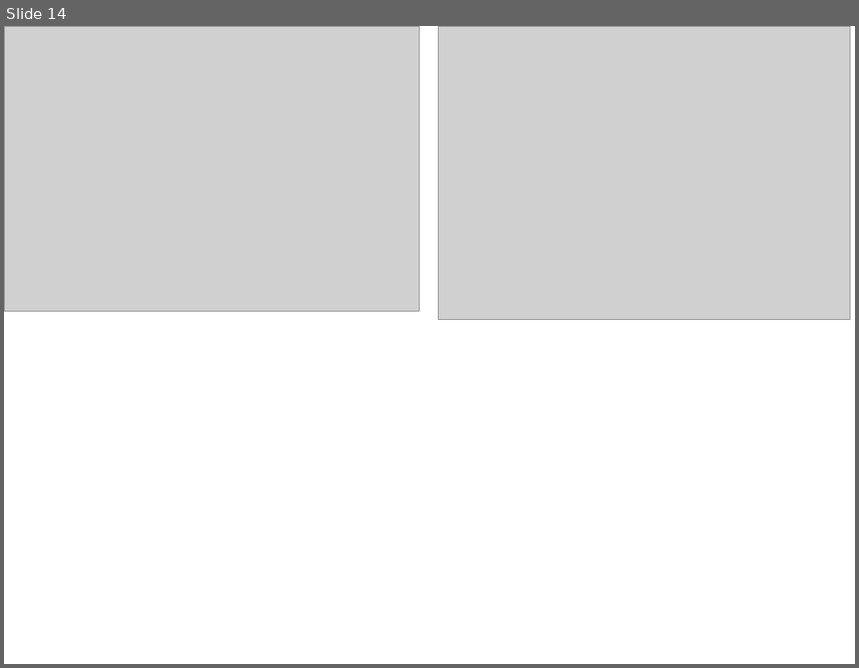
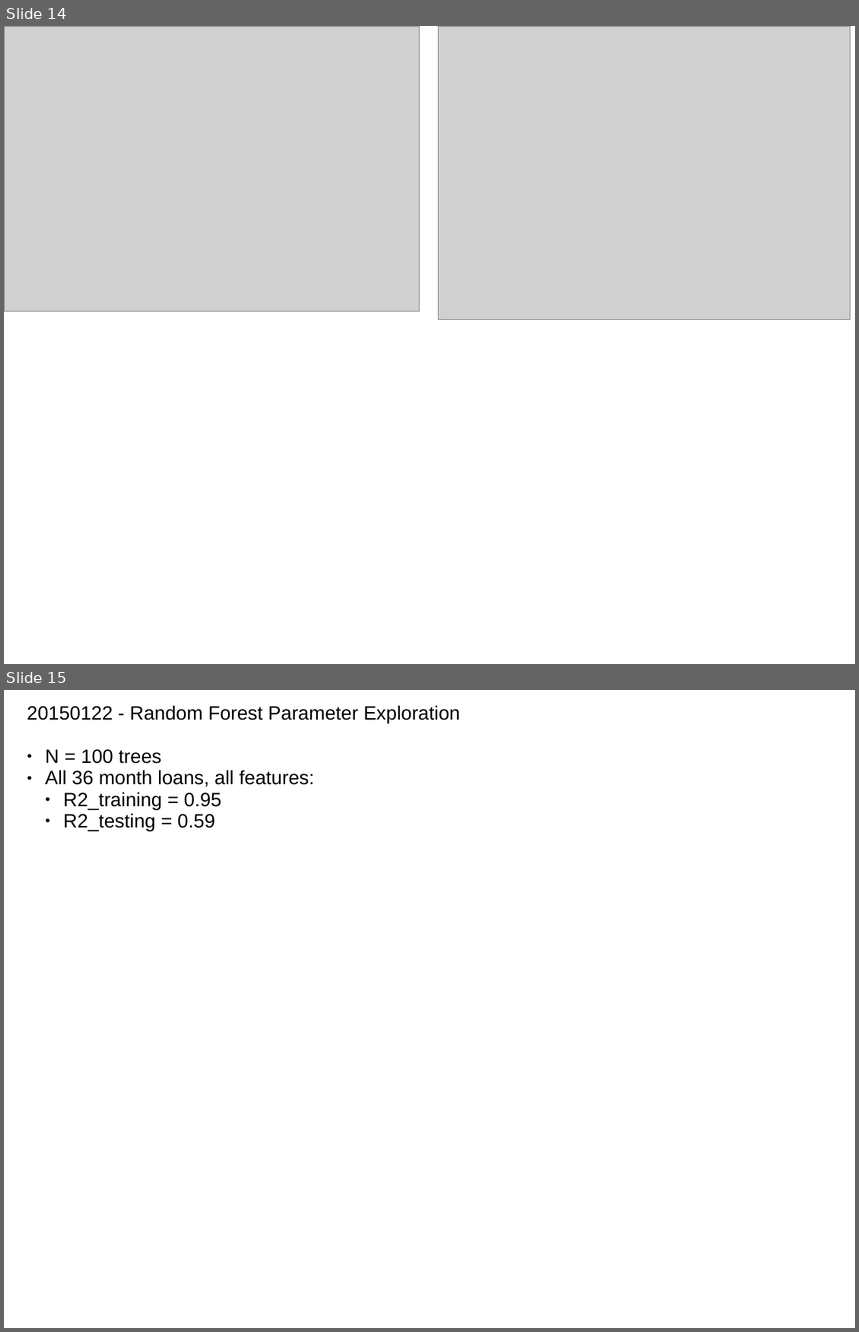
Before and after one commit to abradle2/LendingLounge, a slide deck: analysis/data_visualization.ppt. Shown one above the other, each under a label of ours: slide 14 before the commit, slides 14 and 15 after it. The pictures are 859x668 and 859x1332 pixels, drawn with LibreOffice and Linux fonts; fonts in the diff are those of the drawing; grey boxes stand for pictures. Boxes give left, top, right and bottom in pixels: in the first picture for what was removed or moved away, otherwise in the second. Text is boxed around its words. In the diff, an @@ line names an element or a change of style, - is before the commit and + after.

```diff
--- a/analysis/data_visualization.ppt
+++ b/analysis/data_visualization.ppt
@@ slide 15 added at <box>4,690,855,1328</box>, background #FFFFFF @@
@@ text added at <box>27,705,460,831</box>, 18 pt, text #000000 @@
+20150122 - Random Forest Parameter Exploration
+● N = 100 trees
+● All 36 month loans, all features:
+  ● R2_training = 0.95
+  ● R2_testing = 0.59
```
Also in this commit, not shown: 12 other files.
